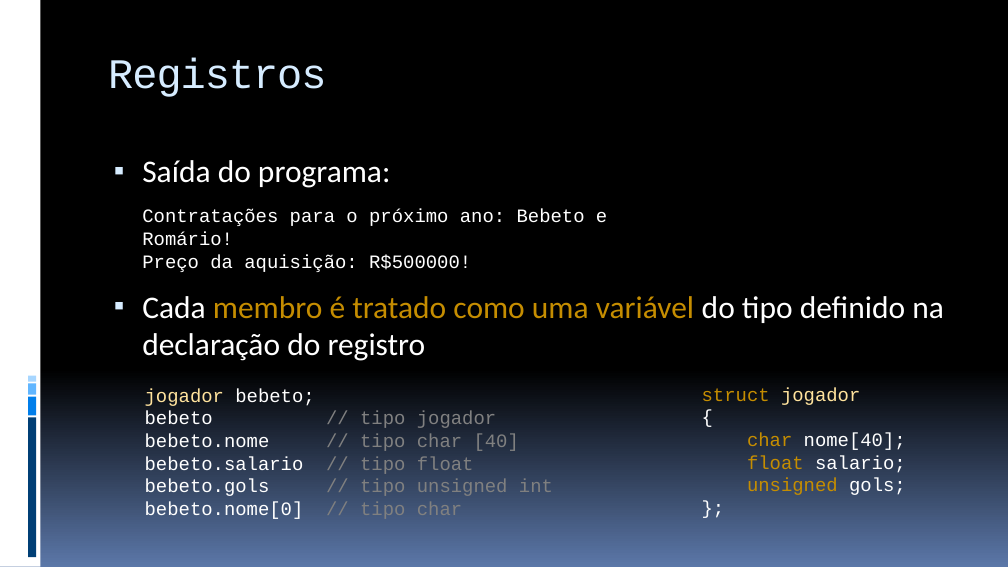
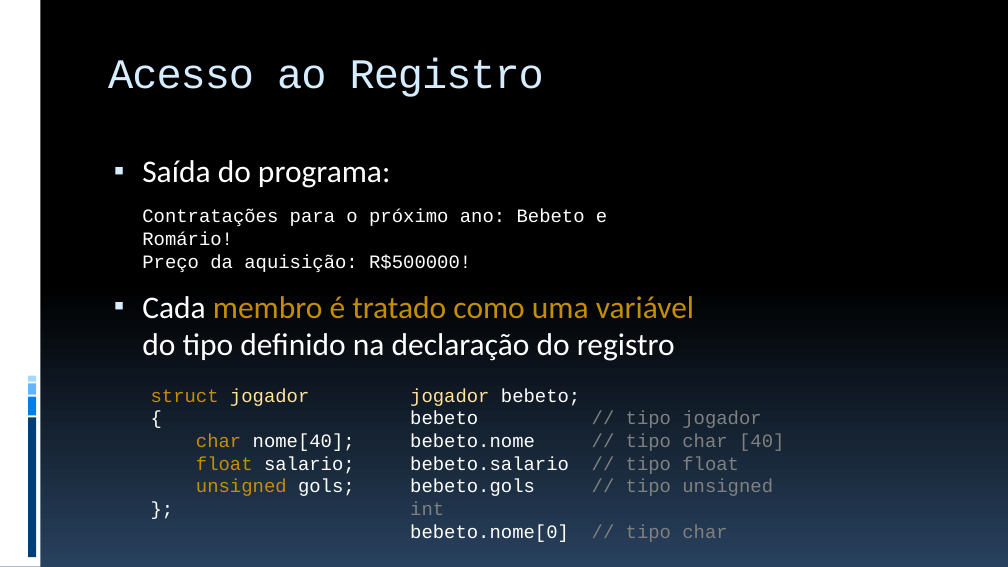
Before and after one commit to JudsonSS/ProgComp, a slide deck: slide 13 of Slides/12. Registros.pptx. Drawn at 1008x567 pixels with LibreOffice and Linux fonts; fonts in the diff are those of the drawing. Boxes give left, top, right and bottom in pixels: in the first picture for what was removed or moved away, otherwise in the second. Text is boxed around its words. In the diff, an @@ line names an element or a change of style, - is before the commit and + after.

```diff
--- a/Slides/12. Registros.pptx
+++ b/Slides/12. Registros.pptx
@@ background gradient #000000 to #5B77A8 to gradient #000000 to #28415E @@
@@ title at <box>108,57,544,97</box>: text changed @@
-Registros
+Acesso ao Registro
@@ text "Saída do programa:" rewrapped from <box>142,160,944,361</box> to <box>142,160,694,361</box> @@
@@ text "struct jogador": place and size @@
-text "struct jogador" at <box>702,388,906,495</box>
+text "struct jogador" at <box>151,389,355,496</box>
@@ text "jogador bebeto;" rewrapped from <box>145,388,553,519</box> to <box>410,389,784,542</box> @@
```
Also in this commit, not shown: 20 other slides changed, 1 slide added, 3 other files.
